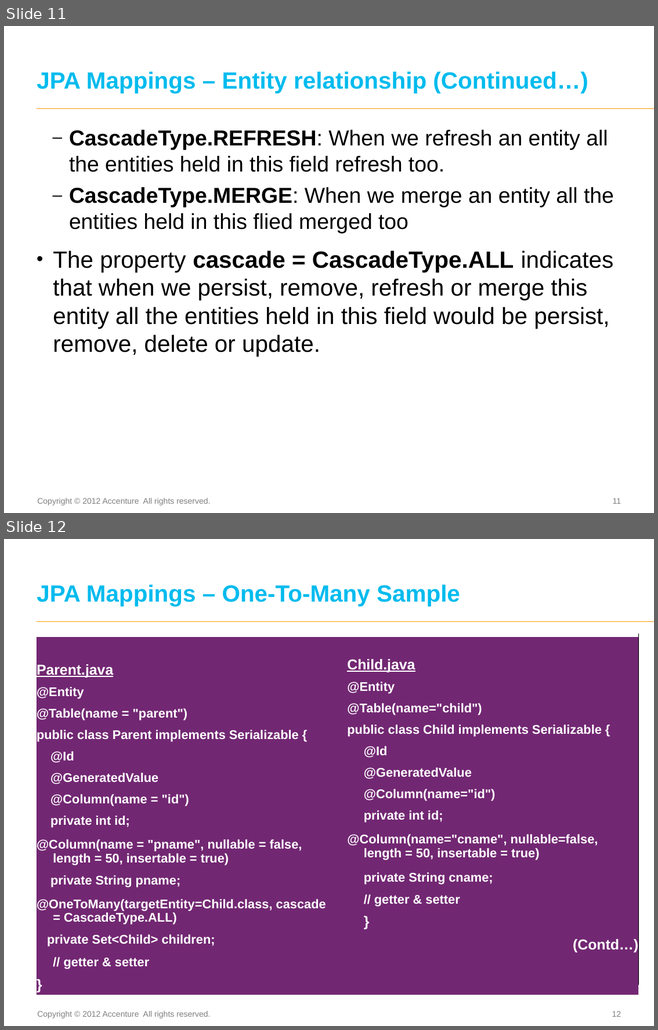
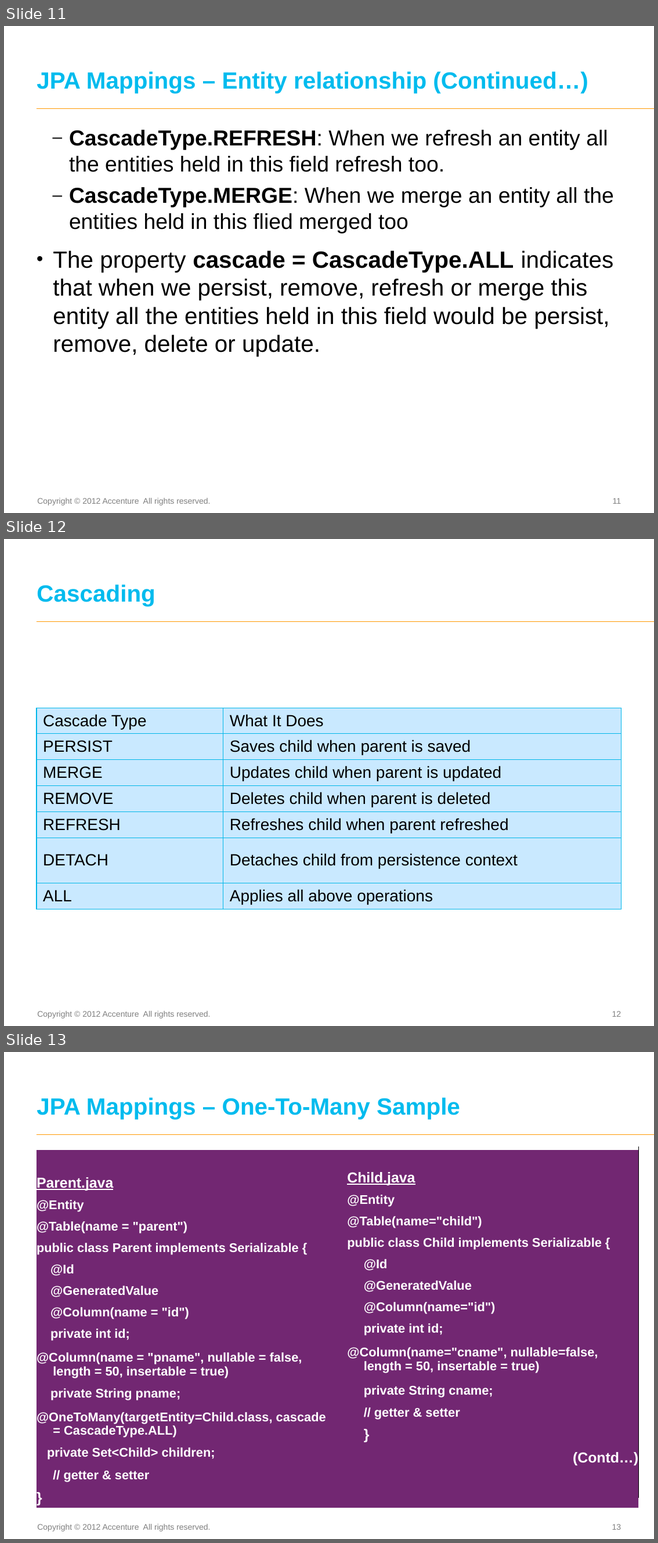
Before and after one commit to eswaribala/cognizantmsjan2026, a slide deck: ADF_2_0_Java_M8_JPAMappings_JPAQL_FD.pptx. Shown one above the other, each under a label of ours: slides 11 and 12 before the commit, slides 11, 12 and 13 after it. The pictures are 658x1030 and 658x1543 pixels, drawn with LibreOffice and Linux fonts; fonts in the diff are those of the drawing. Boxes give left, top, right and bottom in pixels: in the first picture for what was removed or moved away, otherwise in the second. Text is boxed around its words. In the diff, an @@ line names an element or a change of style, - is before the commit and + after.

```diff
--- a/ADF_2_0_Java_M8_JPAMappings_JPAQL_FD.pptx
+++ b/ADF_2_0_Java_M8_JPAMappings_JPAQL_FD.pptx
@@ slide 12 added at (4, 539, 654, 1026), background #FFFFFF; not listed: 3 template elements that a slide beside it also shows @@
@@ title added at (36, 584, 155, 606), 26 pt, text #00BBEE, bold @@
+Cascading
@@ table added at (36, 708, 621, 909), 7 rows, 2 columns @@
+Cascade Type | What It Does
+PERSIST | Saves child when parent is saved
+MERGE | Updates child when parent is updated
+REMOVE | Deletes child when parent is deleted
+REFRESH | Refreshes child when parent refreshed
+DETACH | Detaches child from persistence context
+ALL | Applies all above operations
@@ what was slide 12 is now slide 13 @@
@@ page number at (612, 1524, 621, 1530): text changed @@
-12
+13
```
